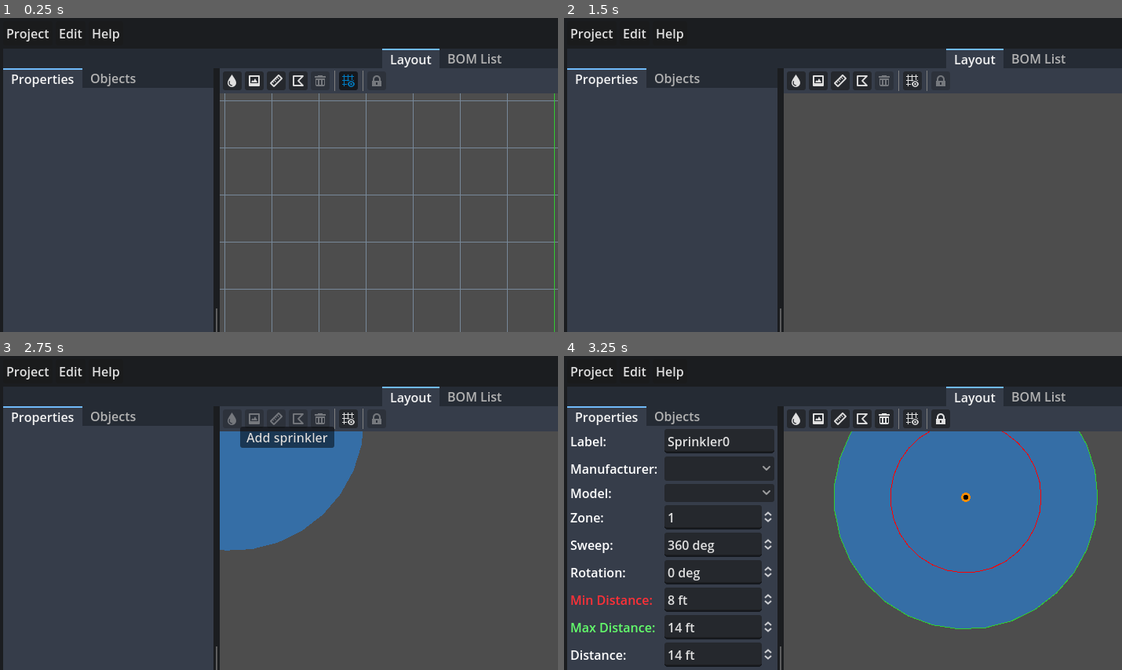
Above: before the commit, frames 1-4 (two rows, left to right).
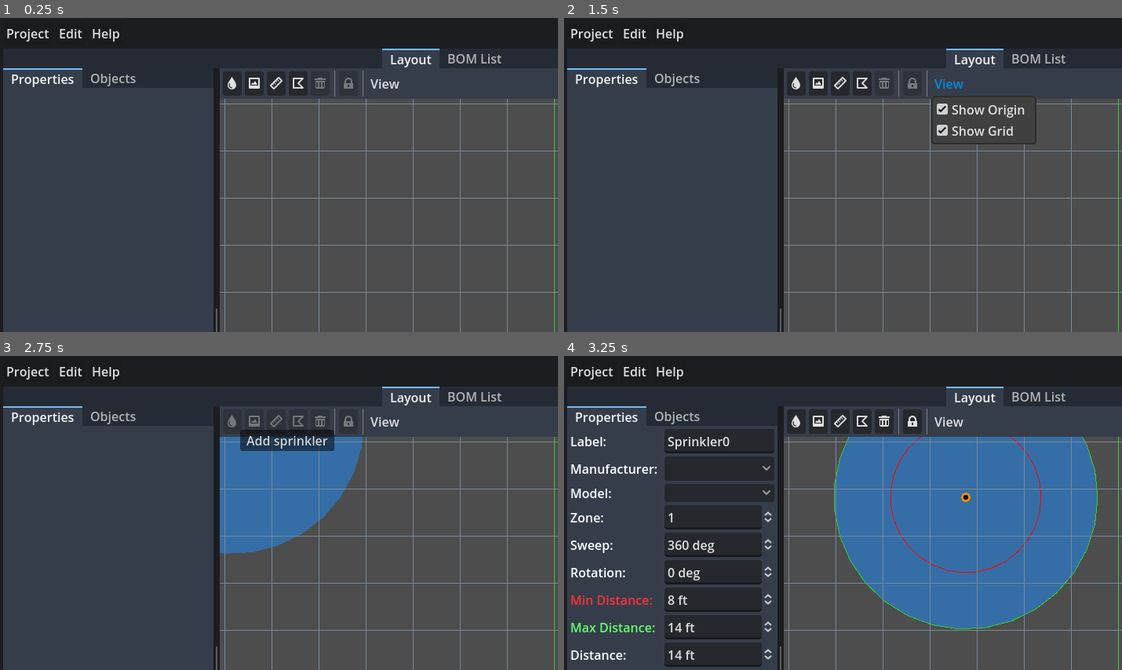
Above: after the commit, the same moments.

Repository: hankedan000/yardscaper
Game: Godot game, scene res://scenes/ui/ProjectEditor/ProjectEditor.tscn
Two runs of this game, one before a commit and one after it. Both use one fixed random seed, a clock stepped at 60 frames per second and the inputs below. This scene is started directly instead of the project's main scene.
Inputs (mouse positions are in pixels of both pictures, inside the frame that each line leads up to; where the layout moved, square brackets give the same spot in the first picture):
- Up to frame 1 (0.25 s): no input
- Up to frame 2 (1.5 s): click (909, 80) at 0.52 s; click (949, 83) at 1.25 s, where only the run after the commit has a clickable "View"
- Up to frame 3 (2.75 s): click (234, 421) [234, 418] at 2 s
- Up to frame 4 (3.25 s): tap Enter at 2.75 s; move the mouse to (965, 497) at 2.77 s; tap C at 2.85 s; click (965, 497) at 2.92 s; tap Z at 3.05 s

The runs differ from the first frame. In frame 1, 2.3% of the frame differs, in the area x 39-100%, y 17-88%; in frame 2, 2.9%; in frame 3, 3.1%; in frame 4, 3.1%, in the area x 39-100%, y 17-100%.

Commit message:
Adds view menu to toggle visibility of grid or origin

Diff:
--- a/SprinklerDesigner/scenes/ui/ProjectEditor/LayoutPanel/LayoutPanel.gd
+++ b/SprinklerDesigner/scenes/ui/ProjectEditor/LayoutPanel/LayoutPanel.gd
@@ -15,9 +15,9 @@
 @onready var add_dist_button          := $HSplitContainer/Layout/LayoutToolbar/HBox/AddDistMeasure
 @onready var add_poly_button          := $HSplitContainer/Layout/LayoutToolbar/HBox/AddPolygon
 @onready var remove_button            := $HSplitContainer/Layout/LayoutToolbar/HBox/RemoveButton
-@onready var show_grid_button         := $HSplitContainer/Layout/LayoutToolbar/HBox/ShowGridButton
 @onready var pos_lock_button          := $HSplitContainer/Layout/LayoutToolbar/HBox/PositionLockButton
 @onready var pos_unlock_button        := $HSplitContainer/Layout/LayoutToolbar/HBox/PositionUnlockButton
+@onready var view_menu_button         := $HSplitContainer/Layout/LayoutToolbar/HBox/ViewMenuButton
 @onready var world_view               := $HSplitContainer/Layout/WorldView
 @onready var img_import_wizard        := $ImageImportWizard
 @onready var tooltip_timer            := $ToolTipTimer
@@ -34,6 +34,11 @@
 	AddDistMeasureA,
 	AddDistMeasureB,
 	AddPolygon
+}
+
+enum ViewMenuIds {
+	ShowOrigin = 0,
+	ShowGrid = 1
 }
 
 var mode = Mode.Idle:
@@ -99,6 +104,9 @@
 	poly_prop_list.visible = false
 	objects_list.world = world_view
 	img_dialog.current_dir = OS.get_system_dir(OS.SYSTEM_DIR_DOCUMENTS)
+
+	var view_popup := view_menu_button.get_popup() as PopupMenu
+	view_popup.id_pressed.connect(_on_view_menu_id_pressed)
 
 	# add shortcuts
 	remove_button.shortcut = Utils.create_shortcut(KEY_DELETE)
@@ -378,7 +386,17 @@
 
 func _on_TheProject_opened():
 	undo_redo_ctrl.reset()
-	show_grid_button.button_pressed = TheProject.layout_pref.show_grid
+
+	# restore "View" options
+	var view_popup := view_menu_button.get_popup() as PopupMenu
+	var grid_idx := view_popup.get_item_index(ViewMenuIds.ShowGrid)
+	var origin_idx := view_popup.get_item_index(ViewMenuIds.ShowOrigin)
+	view_popup.set_item_checked(grid_idx, TheProject.layout_pref.show_grid)
+	world_view.show_grid = TheProject.layout_pref.show_grid
+	view_popup.set_item_checked(origin_idx, TheProject.layout_pref.show_origin)
+	world_view.show_origin = TheProject.layout_pref.show_origin
+
+	# restor camera position and zoom level
 	world_view.camera2d.position = TheProject.layout_pref.camera_pos
 	world_view.camera2d.zoom = Vector2(1.0, 1.0) * TheProject.layout_pref.zoom
 
@@ -392,10 +410,6 @@
 	if new_image:
 		new_image.width_ft = size_ft.x
 		new_image.height_ft = size_ft.y
-
-func _on_show_grid_checkbox_toggled(toggled_on):
-	world_view.show_grid = toggled_on
-	TheProject.layout_pref.show_grid = toggled_on
 
 func _on_world_object_reordered(from_idx: int, to_idx: int):
 	var undo_op := WorldObjectUndoRedoOps.Reordered.new(
@@ -492,3 +506,19 @@
 	if _hovered_obj and mode == Mode.Idle:
 		var tip_text := "%s" % _hovered_obj.user_label
 		world_view.show_tooltip(tip_text)
+
+func _on_view_menu_id_pressed(id: int) -> void:
+	var view_popup := view_menu_button.get_popup() as PopupMenu
+	var idx := view_popup.get_item_index(id) as int
+	# toggle checked state if item is checkable
+	if view_popup.is_item_checkable(idx):
+		view_popup.toggle_item_checked(idx)
+
+	var is_checked := view_popup.is_item_checked(idx)
+	match id:
+		ViewMenuIds.ShowOrigin:
+			world_view.show_origin = is_checked
+			TheProject.layout_pref.show_origin = is_checked
+		ViewMenuIds.ShowGrid:
+			world_view.show_grid = is_checked
+			TheProject.layout_pref.show_grid = is_checked
--- a/SprinklerDesigner/scenes/ui/ProjectEditor/LayoutPanel/LayoutPanel.tscn
+++ b/SprinklerDesigner/scenes/ui/ProjectEditor/LayoutPanel/LayoutPanel.tscn
@@ -10,7 +10,6 @@
 [ext_resource type="PackedScene" uid="uid://c7ey0qd3m5ads" path="res://scenes/ui/ProjectEditor/ObjectsList/ObjectsList.tscn" id="5_p3ckg"]
 [ext_resource type="Texture2D" uid="uid://cphnqsvx30p2c" path="res://assets/icons/Remove.svg" id="7_nx6cf"]
 [ext_resource type="PackedScene" uid="uid://0w6g4f1p5gwe" path="res://scenes/ui/ProjectEditor/PolygonNodePropertyEditor/PolygonNodePropertyEditor.tscn" id="7_u58qy"]
-[ext_resource type="Texture2D" uid="uid://covc7nfq44by2" path="res://assets/icons/GridToggle.svg" id="8_uxbpy"]
 [ext_resource type="Texture2D" uid="uid://b7dml04prcvb" path="res://assets/icons/Water.svg" id="9_t5ctp"]
 [ext_resource type="PackedScene" uid="uid://dqfod1mptbtve" path="res://scenes/ui/ProjectEditor/WorldViewportContainer/WorldViewportContainer.tscn" id="9_xrpqu"]
 [ext_resource type="Texture2D" uid="uid://cn15hpoo53btg" path="res://assets/icons/Image.svg" id="10_7tkh4"]
@@ -131,19 +130,6 @@
 [node name="VSeparator" type="VSeparator" parent="HSplitContainer/Layout/LayoutToolbar/HBox"]
 layout_mode = 2
 
-[node name="ShowGridButton" type="Button" parent="HSplitContainer/Layout/LayoutToolbar/HBox"]
-custom_minimum_size = Vector2(24, 24)
-layout_mode = 2
-tooltip_text = "Toggle grid visibility"
-focus_mode = 0
-toggle_mode = true
-button_pressed = true
-icon = ExtResource("8_uxbpy")
-icon_alignment = 1
-
-[node name="VSeparator2" type="VSeparator" parent="HSplitContainer/Layout/LayoutToolbar/HBox"]
-layout_mode = 2
-
 [node name="PositionLockButton" type="Button" parent="HSplitContainer/Layout/LayoutToolbar/HBox"]
 custom_minimum_size = Vector2(24, 24)
 layout_mode = 2
@@ -162,6 +148,21 @@
 icon = ExtResource("17_pwsqd")
 icon_alignment = 1
 
+[node name="VSeparator2" type="VSeparator" parent="HSplitContainer/Layout/LayoutToolbar/HBox"]
+layout_mode = 2
+
+[node name="ViewMenuButton" type="MenuButton" parent="HSplitContainer/Layout/LayoutToolbar/HBox"]
+layout_mode = 2
+text = "View"
+item_count = 2
+popup/item_0/text = "Show Origin"
+popup/item_0/checkable = 1
+popup/item_0/checked = true
+popup/item_1/text = "Show Grid"
+popup/item_1/checkable = 1
+popup/item_1/checked = true
+popup/item_1/id = 1
+
 [node name="WorldView" parent="HSplitContainer/Layout" instance=ExtResource("9_xrpqu")]
 layout_mode = 2
 size_flags_vertical = 3
@@ -179,7 +180,6 @@
 [connection signal="pressed" from="HSplitContainer/Layout/LayoutToolbar/HBox/AddDistMeasure" to="." method="_on_add_dist_measure_pressed"]
 [connection signal="pressed" from="HSplitContainer/Layout/LayoutToolbar/HBox/AddPolygon" to="." method="_on_add_polygon_pressed"]
 [connection signal="pressed" from="HSplitContainer/Layout/LayoutToolbar/HBox/RemoveButton" to="." method="_on_remove_button_pressed"]
-[connection signal="toggled" from="HSplitContainer/Layout/LayoutToolbar/HBox/ShowGridButton" to="." method="_on_show_grid_checkbox_toggled"]
 [connection signal="pressed" from="HSplitContainer/Layout/LayoutToolbar/HBox/PositionLockButton" to="." method="_on_position_lock_button_pressed"]
 [connection signal="pressed" from="HSplitContainer/Layout/LayoutToolbar/HBox/PositionUnlockButton" to="." method="_on_position_unlock_button_pressed"]
 [connection signal="gui_input" from="HSplitContainer/Layout/WorldView" to="." method="_on_world_view_gui_input"]
--- a/SprinklerDesigner/scenes/ui/ProjectEditor/WorldViewportContainer/WorldViewportContainer.gd
+++ b/SprinklerDesigner/scenes/ui/ProjectEditor/WorldViewportContainer/WorldViewportContainer.gd
@@ -19,6 +19,11 @@
 var show_grid = true:
 	set(value):
 		show_grid = value
+		queue_redraw()
+
+var show_origin = true:
+	set(value):
+		show_origin = value
 		queue_redraw()
 
 var show_cursor_position_label = true:
@@ -86,6 +91,7 @@
 func _draw():
 	if show_grid:
 		_draw_grid(major_spacing_ft, major_line_color, MAJOR_LINE_WIDTH)
+	if show_origin:
 		_draw_origin()
 	if show_cursor_crosshairs:
 		_draw_cursor_crosshairs()
--- a/SprinklerDesigner/scripts/LayoutPreferences.gd
+++ b/SprinklerDesigner/scripts/LayoutPreferences.gd
@@ -1,18 +1,26 @@
 extends Object
 class_name LayoutPreferences
 
+const PROP_KEY_SHOW_GRID = &"show_grid"
+const PROP_KEY_SHOW_ORIGIN = &"show_origin"
+const PROP_KEY_CAMERA_POS = &"camera_pos"
+const PROP_KEY_ZOOM = &"zoom"
+
 var show_grid = true
+var show_origin = true
 var camera_pos = Vector2()
 var zoom = 1.0
 
 func serialize():
 	return {
-		'show_grid' : show_grid,
-		'camera_pos' : Utils.vect2_to_pair(camera_pos),
-		'zoom' : zoom
+		PROP_KEY_SHOW_GRID : show_grid,
+		PROP_KEY_SHOW_ORIGIN : show_origin,
+		PROP_KEY_CAMERA_POS : Utils.vect2_to_pair(camera_pos),
+		PROP_KEY_ZOOM : zoom
 	}
 
 func deserialize(obj):
-	show_grid = Utils.dict_get(obj, 'show_grid', true)
-	camera_pos = Utils.pair_to_vect2(Utils.dict_get(obj, 'camera_pos', [0,0]))
-	zoom = Utils.dict_get(obj, 'zoom', 1.0)
+	show_grid = Utils.dict_get(obj, PROP_KEY_SHOW_GRID, true)
+	show_origin = Utils.dict_get(obj, PROP_KEY_SHOW_ORIGIN, true)
+	camera_pos = Utils.pair_to_vect2(Utils.dict_get(obj, PROP_KEY_CAMERA_POS, [0,0]))
+	zoom = Utils.dict_get(obj, PROP_KEY_ZOOM, 1.0)
Not shown: 1 places in SprinklerDesigner/scenes/ui/ProjectEditor/LayoutPanel/LayoutPanel.tscn that only renumber resources
